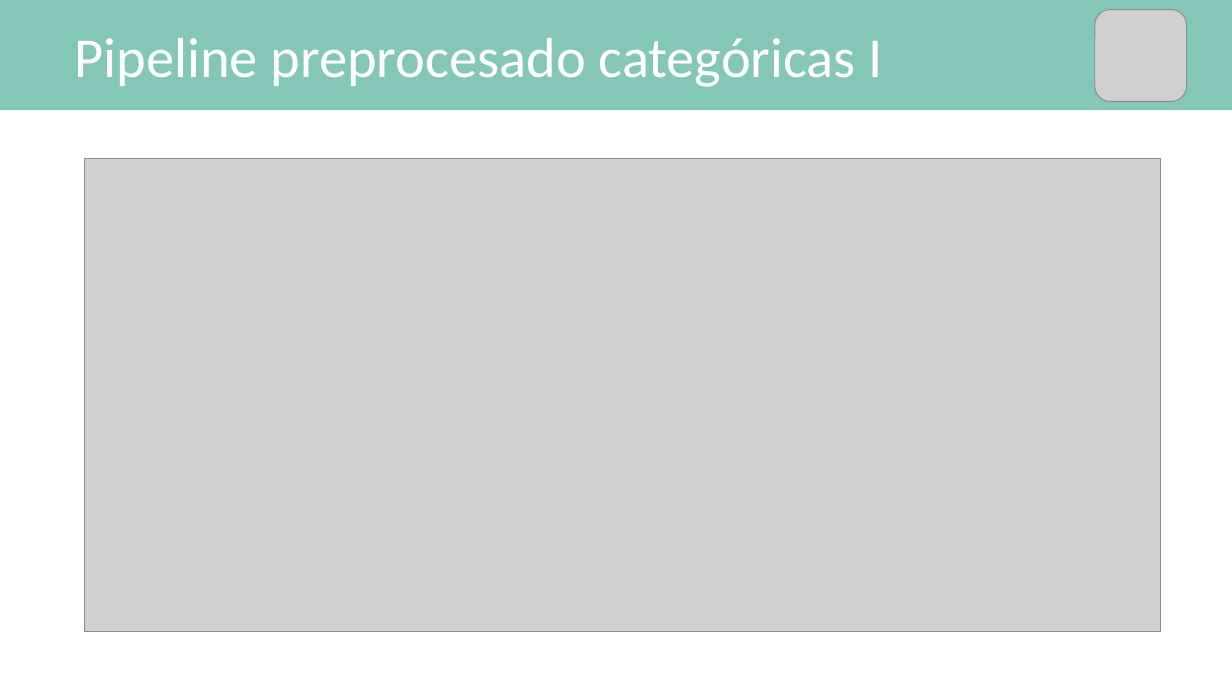
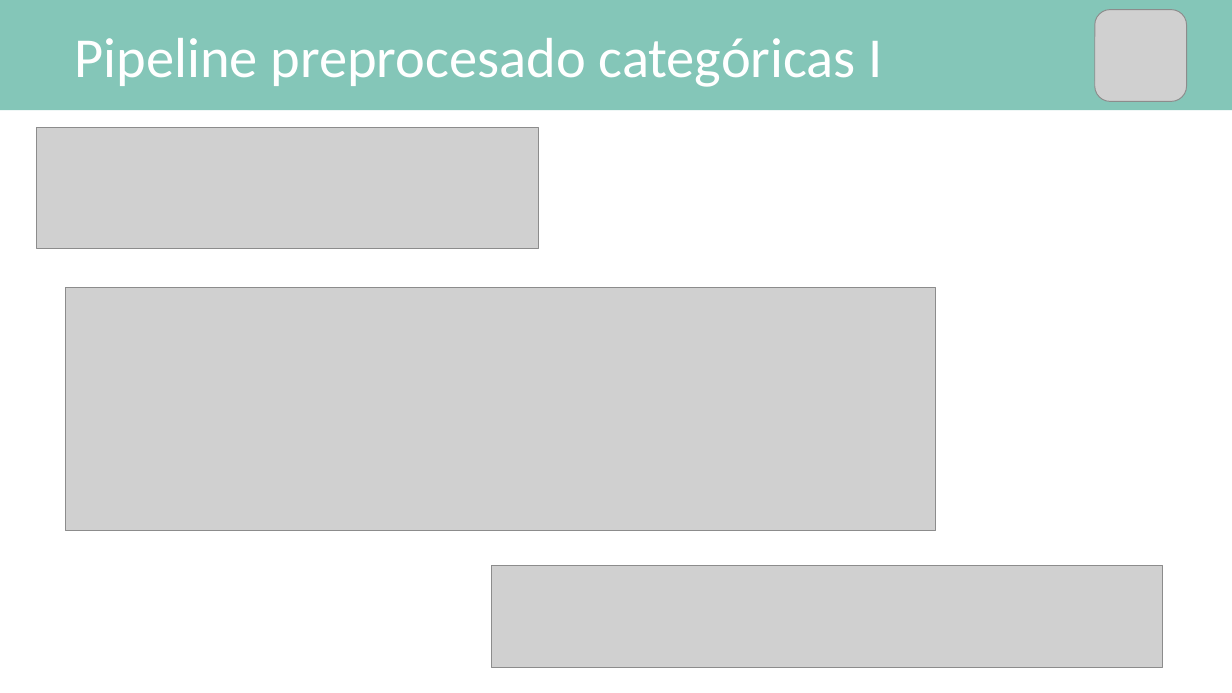
Before and after one commit to mPuchadesdo/Team-Challenge---Team-MPG, a slide deck: slide 6 of Team_MPG 1.pptx. Drawn at 1232x693 pixels with LibreOffice and Linux fonts; fonts in the diff are those of the drawing; grey boxes stand for pictures. Boxes give left, top, right and bottom in pixels: in the first picture for what was removed or moved away, otherwise in the second. Text is boxed around its words. In the diff, an @@ line names an element or a change of style, - is before the commit and + after.

Commit message:
ptt act

```diff
--- a/Team_MPG 1.pptx
+++ b/Team_MPG 1.pptx
@@ picture added at [36, 128, 539, 249] @@
@@ picture removed at [84, 158, 1161, 631] @@
@@ picture added at [66, 287, 936, 531] @@
@@ picture added at [491, 565, 1163, 666] @@
```
Also in this commit, not shown: 1 other slide changed.
